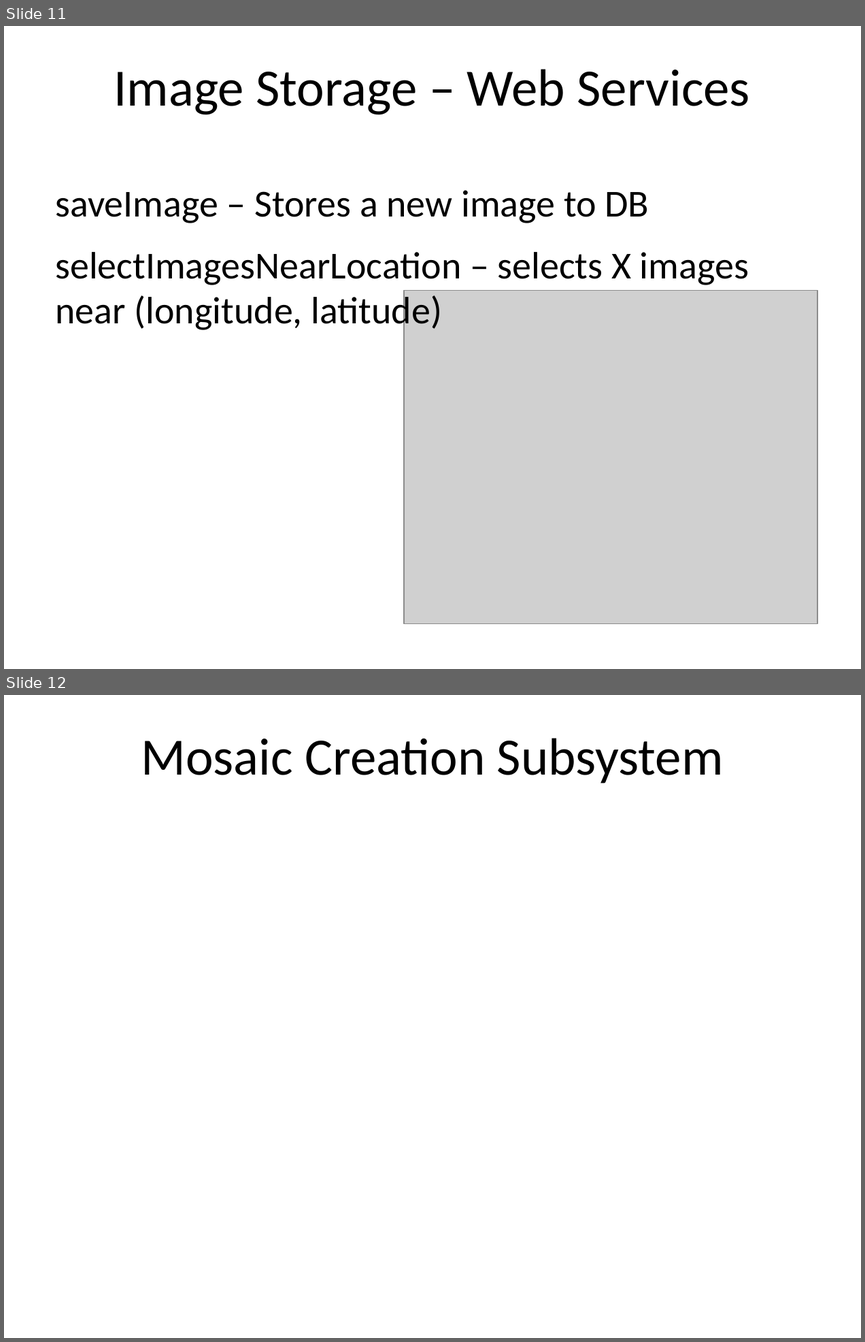
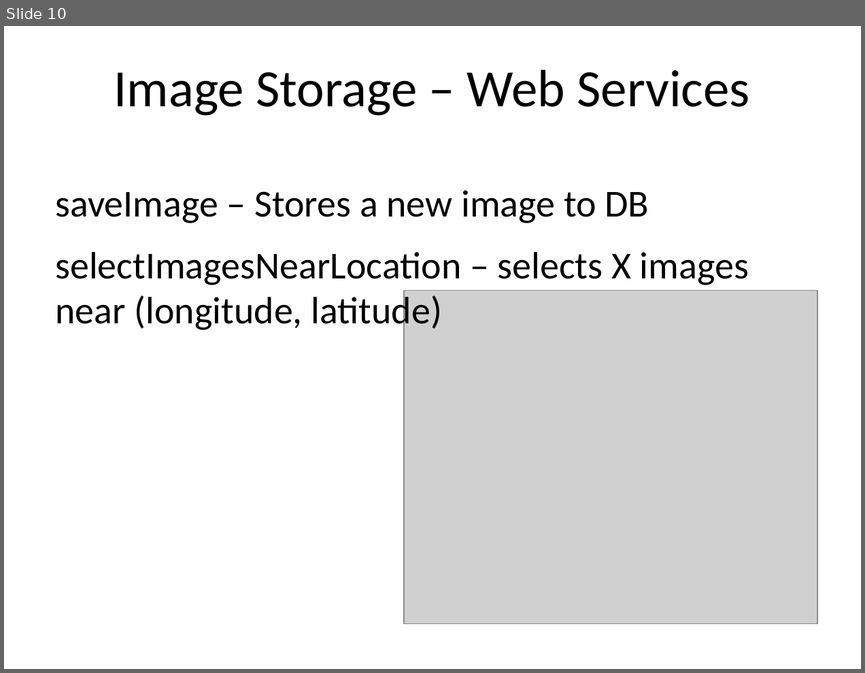
Before and after one commit to thatsnotright/distributed-imagemosaic, a slide deck: GeoMosaic.ppt. Shown one above the other, each under a label of ours: slides 11 and 12 before the commit, slide 10 after it. The pictures are 865x1342 and 865x673 pixels, drawn with LibreOffice and Linux fonts; fonts in the diff are those of the drawing; grey boxes stand for pictures. Boxes give left, top, right and bottom in pixels: in the first picture for what was removed or moved away, otherwise in the second. Text is boxed around its words. In the diff, an @@ line names an element or a change of style, - is before the commit and + after.

```diff
--- a/GeoMosaic.ppt
+++ b/GeoMosaic.ppt
@@ slide 12 removed at (x1=4, y1=695, x2=861, y2=1338), background #FFFFFF @@
@@ title removed at (x1=141, y1=738, x2=723, y2=783) @@
-Mosaic Creation Subsystem
@@ what was slide 11 is now slide 10 @@
```
Also in this commit, not shown: 3 slides changed, 8 slides added, 1 other slide removed.
